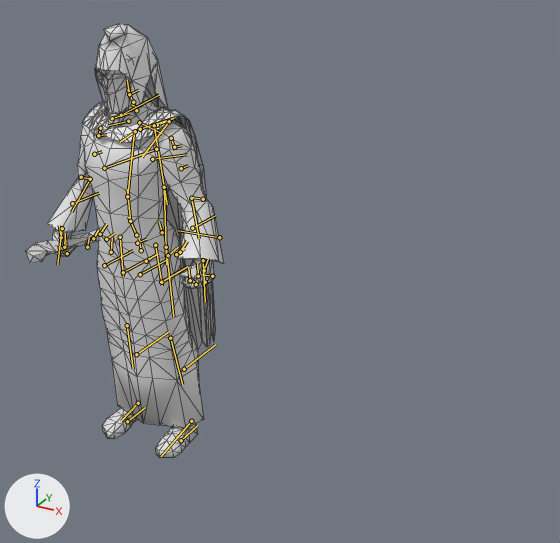
The glTF model samples/frostbound-realms/Assets/Models/RealEmberSage.glb: old version first, new version second.
The view is the same before and after, from a 50 mm lens placed at (3.68, -4.42, 3.99), pointed at (0.84, 0.75, 1.4). Arrows for +X, +Y and +Z are at lower left; the lights stay in place. The first picture is the older version. The bones that change, and the others that lie on the model, are drawn over the model as lines. Mesh edges are drawn as thin lines.

In view in the first picture: 'RealEmberSage'.
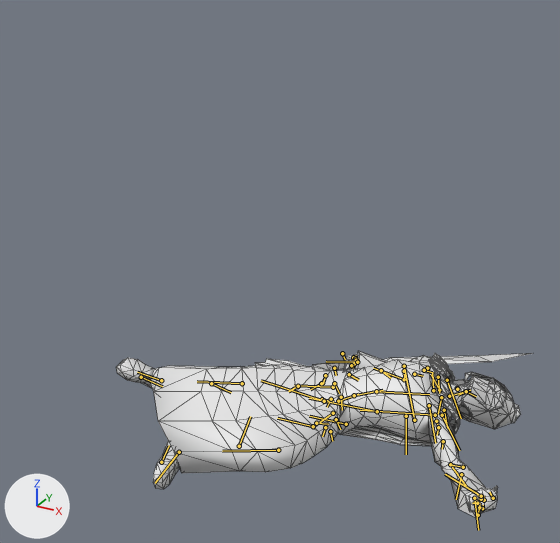
The newer file adds an action. The first version stands in its rest pose; the second is drawn at frame 25 of the action 'Death'.

The change in detail:
Bone 'hip' (bone_hip) moves from (0.0, 0.0, 0.0) to (1.57, -2.04, -0.83).
Bone 'hip' (bone_hip) turns from (0, 0, 0) to (-104, -64, -2) degrees about its own x, y and z.
Bone 'spine' (bone_spine) turns from (0, 0, 0) to (22, -1, 1) degrees about its own x, y and z.
Bone 'spine1' (bone_spine1) turns from (0, 0, 0) to (12, 0, 0) degrees about its own x, y and z.
Bone 'arm_L' (bone_arm_l) turns from (0, 0, 0) to (7, -11, -76) degrees about its own x, y and z.
Bone 'hand_L' (bone_hand_l) turns from (0, 0, 0) to (-101, -72, 89) degrees about its own x, y and z.
Bone 'neck' (bone_neck) turns from (0, 0, 0) to (-20, -6, 3) degrees about its own x, y and z.
Bone 'head' (bone_head) turns from (0, 0, 0) to (-36, 30, -16) degrees about its own x, y and z.
Bone 'shoulder_R' (bone_shoulder_r) turns from (0, 0, 0) to (-7, 2, 3) degrees about its own x, y and z.
Bone 'arm_R' (bone_arm_r) turns from (0, 0, 0) to (56, -28, -9) degrees about its own x, y and z.
Bone 'forearm_R' (bone_forearm_r) turns from (0, 0, 0) to (-48, -3, -6) degrees about its own x, y and z.
Bone 'hand_R' (bone_hand_r) turns from (0, 0, 0) to (63, -30, 6) degrees about its own x, y and z.
Bone 'cape1' (bone_cape1) turns from (0, 0, 0) to (-15, 7, 10) degrees about its own x, y and z.
Bone 'cape2' (bone_cape2) turns from (0, 0, 0) to (9, -1, 9) degrees about its own x, y and z.
Bone 'cape3' (bone_cape3) turns from (0, 0, 0) to (-12, 12, 1) degrees about its own x, y and z.
Bone 'thigh_L' (bone_thigh_l) turns from (0, 0, 0) to (-15, -64, -37) degrees about its own x, y and z.
Bone 'leg_L' (bone_leg_l) turns from (0, 0, 0) to (67, 7, -10) degrees about its own x, y and z.
Bone 'thigh_R' (bone_thigh_r) turns from (0, 0, 0) to (11, -38, -20) degrees about its own x, y and z.
Bone 'leg_R' (bone_leg_r) turns from (0, 0, 0) to (32, -2, 6) degrees about its own x, y and z.
Bone 'foot_R' (bone_foot_r) turns from (0, 0, 0) to (28, 5, 14) degrees about its own x, y and z.

Where the change shows, as pixel boxes (x1, y1, x2, y2) in the pictures (560 x 543 px):
'RealEmberSage', posed (110% wider, 61% shorter)
    before: (26, 24, 224, 458)
    after: (116, 351, 533, 518)
bone 'hip', root to tip
    before: (141, 250) to (139, 238)
    after: (322, 399) to (333, 401)
bone 'spine', root to tip
    before: (136, 235) to (128, 217)
    after: (338, 401) to (358, 394)
bone 'spine1', root to tip
    before: (130, 221) to (127, 189)
    after: (354, 395) to (383, 390)
bone 'arm_L', root to tip
    before: (171, 138) to (175, 150)
    after: (436, 421) to (439, 429)
bone 'hand_L', root to tip
    before: (203, 260) to (203, 273)
    after: (474, 498) to (479, 504)
bone 'neck', root to tip
    before: (136, 110) to (127, 89)
    after: (449, 396) to (470, 390)
bone 'head', root to tip
    before: (129, 94) to (127, 80)
    after: (466, 391) to (476, 396)
bone 'shoulder_R', root to tip
    before: (128, 121) to (108, 125)
    after: (439, 390) to (431, 374)
bone 'arm_R', root to tip
    before: (100, 128) to (98, 138)
    after: (427, 368) to (422, 370)
bone 'forearm_R', root to tip
    before: (90, 179) to (71, 212)
    after: (404, 379) to (373, 368)
bone 'hand_R', root to tip
    before: (62, 228) to (60, 240)
    after: (357, 362) to (355, 359)
bone 'cape1', root to tip
    before: (154, 125) to (167, 204)
    after: (435, 415) to (360, 410)
bone 'cape2', root to tip
    before: (164, 187) to (166, 264)
    after: (377, 411) to (309, 398)
bone 'cape3', root to tip
    before: (166, 247) to (173, 316)
    after: (324, 401) to (261, 380)
bone 'thigh_L', root to tip
    before: (155, 245) to (162, 285)
    after: (333, 413) to (311, 428)
bone 'leg_L', root to tip
    before: (170, 338) to (182, 384)
    after: (278, 450) to (222, 451)
bone 'thigh_R', root to tip
    before: (120, 237) to (123, 276)
    after: (333, 387) to (294, 385)
bone 'leg_R', root to tip
    before: (127, 325) to (133, 369)
    after: (242, 383) to (197, 381)
bone 'foot_R', root to tip
    before: (138, 403) to (121, 421)
    after: (161, 380) to (137, 372)
